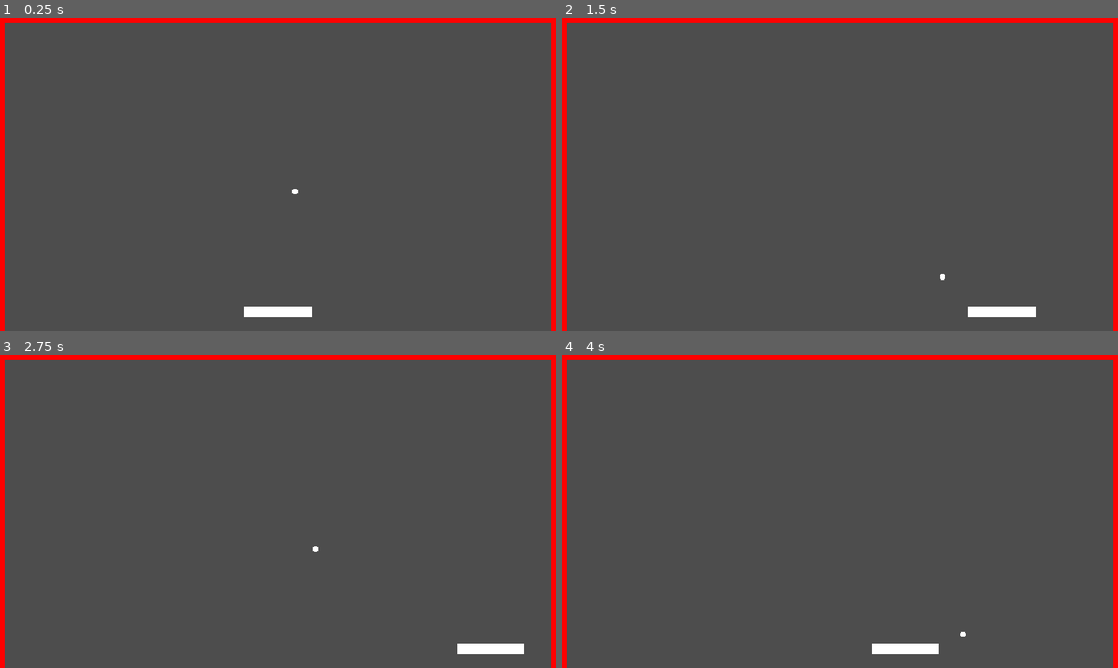
Above: before the commit, frames 1-4 (two rows, left to right).
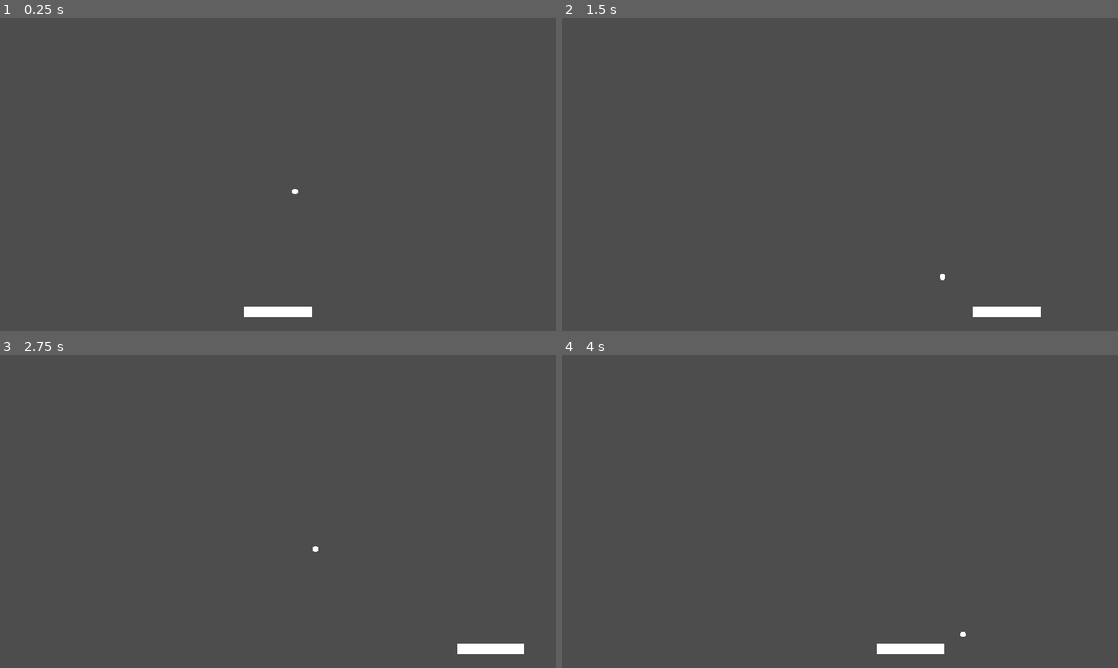
Above: after the commit, the same moments.

Repository: mstagg/godot-learning
Game: Godot game, scene res://scenes/main.tscn
Same seed, same stepped clock (60 frames per second), same inputs: the game is played once before the commit and once after it.
Inputs:
- Up to frame 1 (0.25 s): no input
- Up to frame 2 (1.5 s): tap Enter at 0.5 s; hold Right (paddle_right) 0.53-1.28 s; hold Left (paddle_left) from 1.28 s (still down)
- Up to frame 3 (2.75 s): release Left (paddle_left) at 2.03 s; hold Right (paddle_right) from 2.03 s (still down)
- Up to frame 4 (4 s): tap Space at 3.5 s; release Right (paddle_right) at 3.53 s; hold Left (paddle_left) from 3.53 s (still down)

The runs differ from the first frame. In frame 1, 3.3% of the frame differs, in the area x 0-100%, y 0-100%; in frame 2, 3.3%; in frame 3, 3.3%; in frame 4, 3.3%.

Commit message:
Move walls off-screen and make them invisible (spec 0008)

Diff:
--- a/projects/breakout/breakout/scenes/wall.tscn
+++ b/projects/breakout/breakout/scenes/wall.tscn
@@ -10,6 +10,3 @@
 
 [node name="CollisionShape2D" type="CollisionShape2D" parent="."]
 shape = SubResource("RectangleShape2D_wall")
-
-[node name="ColorRect" type="ColorRect" parent="."]
-color = Color(1, 0, 0, 1)
--- a/projects/breakout/breakout/scripts/main.gd
+++ b/projects/breakout/breakout/scripts/main.gd
@@ -28,13 +28,14 @@
 
 
 func _place_walls(screen_size: Vector2) -> void:
+	# Walls sit just outside the screen, so their inner faces are exactly on the screen edges.
 	var half: float = self.wall_thickness / 2.0
 	self._wall_left.size = Vector2(self.wall_thickness, screen_size.y)
-	self._wall_left.position = Vector2(half, screen_size.y / 2.0)
+	self._wall_left.position = Vector2(-half, screen_size.y / 2.0)
 	self._wall_right.size = Vector2(self.wall_thickness, screen_size.y)
-	self._wall_right.position = Vector2(screen_size.x - half, screen_size.y / 2.0)
+	self._wall_right.position = Vector2(screen_size.x + half, screen_size.y / 2.0)
 	self._wall_top.size = Vector2(screen_size.x, self.wall_thickness)
-	self._wall_top.position = Vector2(screen_size.x / 2.0, half)
+	self._wall_top.position = Vector2(screen_size.x / 2.0, -half)
 
 
 func _place_drain(screen_size: Vector2) -> void:
--- a/projects/breakout/breakout/scripts/wall.gd
+++ b/projects/breakout/breakout/scripts/wall.gd
@@ -7,7 +7,6 @@
 		self._apply_size()
 
 @onready var _shape: CollisionShape2D = $CollisionShape2D
-@onready var _visual: ColorRect = $ColorRect
 
 
 func _ready() -> void:
@@ -19,5 +18,3 @@
 	if not self.is_node_ready():
 		return
 	(self._shape.shape as RectangleShape2D).size = self.size
-	self._visual.size = self.size
-	self._visual.position = -self.size / 2.0
Not shown, added: projects/breakout/breakout/specs/0008-screen-edge-walls.md
